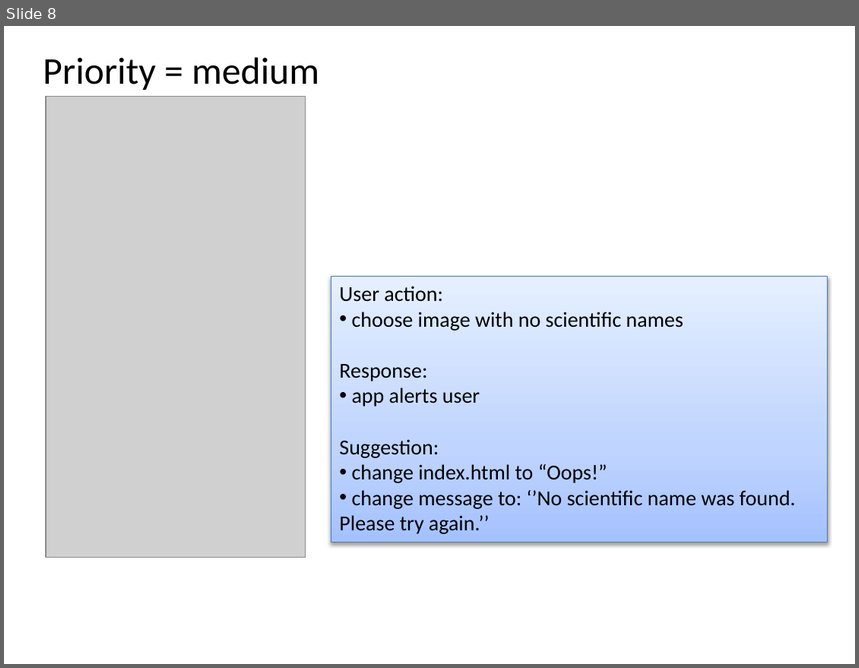
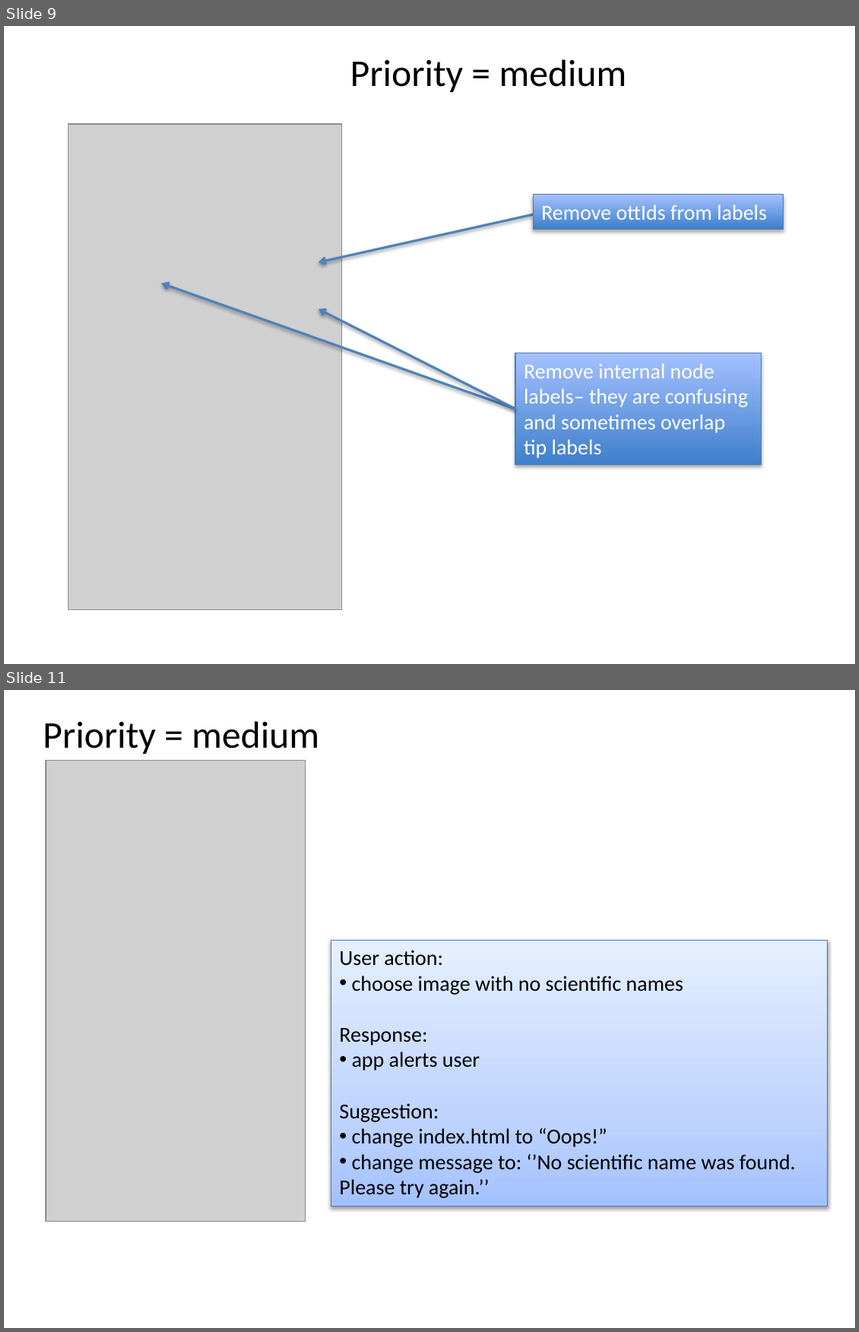
Before and after one commit to phylotastic/Pt_Mobile_Application, a slide deck: design/mobile_app_mvp_priorities.pptx. Shown one above the other, each under a label of ours: slide 8 before the commit, slides 9 and 11 after it; the slides between them are not shown. The pictures are 859x668 and 859x1332 pixels, drawn with LibreOffice and Linux fonts; fonts in the diff are those of the drawing; grey boxes stand for pictures. Boxes give left, top, right and bottom in pixels: in the first picture for what was removed or moved away, otherwise in the second. Text is boxed around its words. In the diff, an @@ line names an element or a change of style, - is before the commit and + after.

```diff
--- a/design/mobile_app_mvp_priorities.pptx
+++ b/design/mobile_app_mvp_priorities.pptx
@@ slide 9 added at [4, 26, 855, 664], background #FFFFFF @@
@@ text added at [351, 59, 627, 92], 32 pt, text #000000 @@
+Priority = medium
@@ picture added at [68, 124, 342, 610] @@
@@ rectangle added at [534, 195, 784, 229], fill gradient #3F80CE to #A4C4FF, outline #4B7EBC 0.75 pt, 18 pt, text #FFFFFF @@
+Remove ottIds from labels
@@ arrow added from (534, 215) to (318, 262), #4F81BD 2 pt @@
@@ arrow added from (515, 409) to (161, 284), #4F81BD 2 pt @@
@@ arrow added from (515, 409) to (318, 309), #4F81BD 2 pt @@
@@ rectangle added at [515, 353, 762, 465], fill gradient #3F80CE to #A4C4FF, outline #4B7EBC 0.75 pt, 18 pt, text #FFFFFF @@
+Remove internal node labels– they are confusing and sometimes overlap tip labels
@@ what was slide 8 is now slide 11 @@
```
Also in this commit, not shown: 5 slides changed, 5 other slides added, 3 slides removed.
